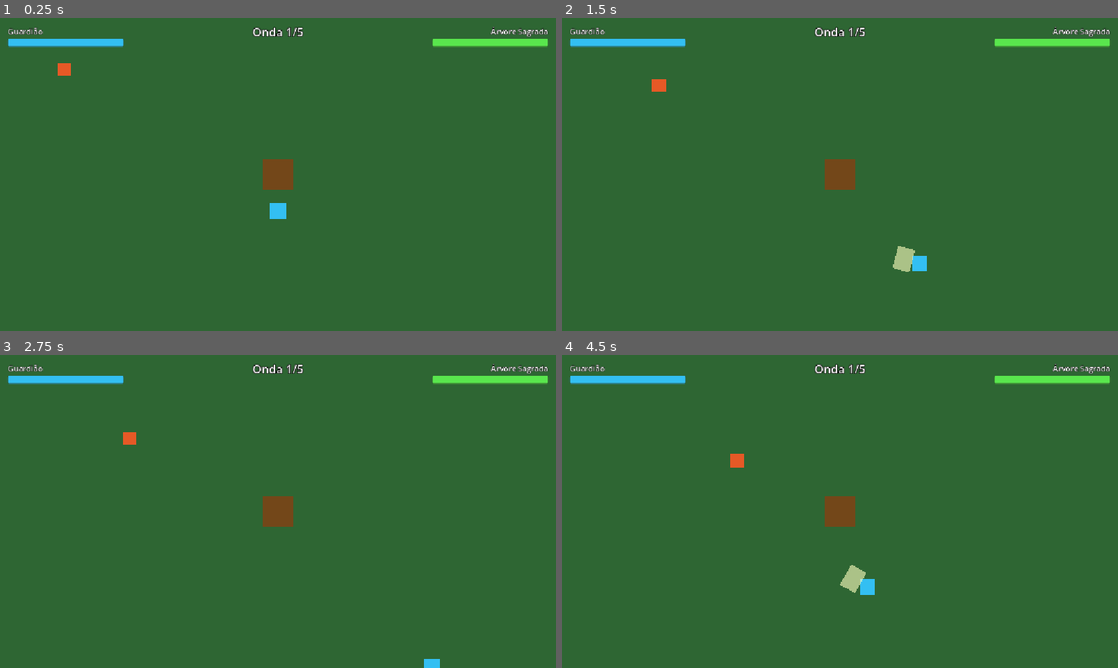
Above: before the commit, frames 1-4 (two rows, left to right).
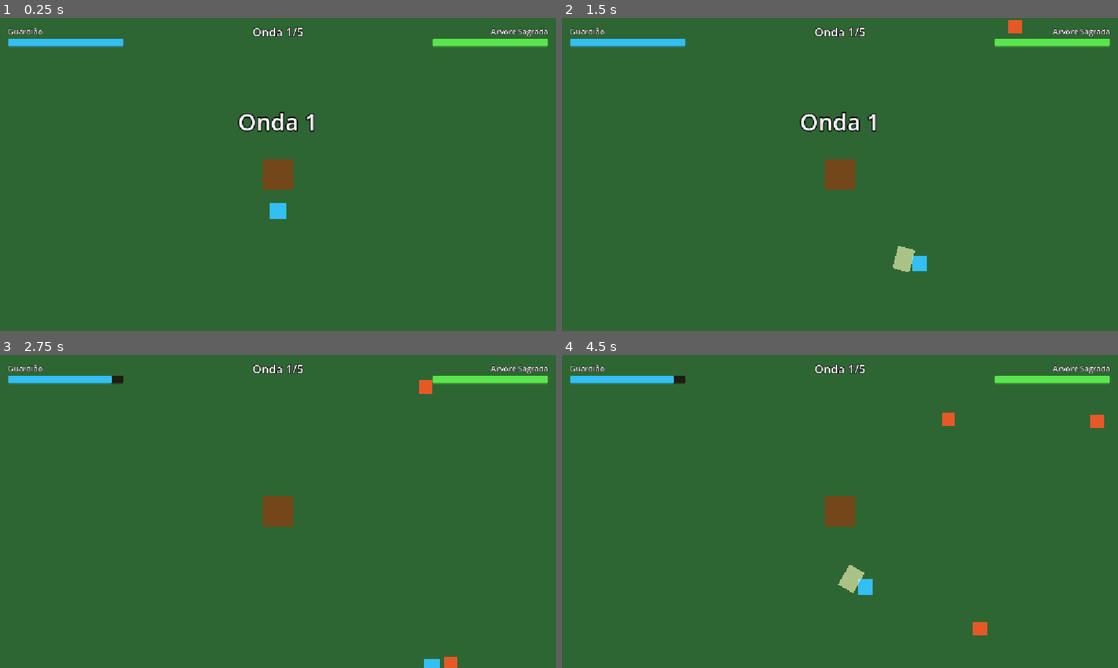
Above: after the commit, the same moments.

Repository: elian-sss/sentinela
Game: Godot game, scene res://cenas/arena/Arena.tscn
Same seed, same stepped clock (60 frames per second), same inputs: the game is played once before the commit and once after it.
Inputs (mouse positions are in pixels of both pictures, inside the frame that each line leads up to):
- Up to frame 1 (0.25 s): no input
- Up to frame 2 (1.5 s): tap Enter at 0.5 s; move the mouse to (962, 158) at 0.52 s; hold D (mover_direita) 0.53-1.28 s; click (962, 158) at 0.6 s; move the mouse to (728, 190) at 1.27 s; hold S (mover_baixo) from 1.28 s (still down); tap Space (dash) at 1.35 s; click (728, 190) at 1.42 s
- Up to frame 3 (2.75 s): move the mouse to (333, 442) at 2.02 s; release S (mover_baixo) at 2.03 s; hold D (mover_direita) from 2.03 s (still down); click (333, 442) at 2.1 s
- Up to frame 4 (4.5 s): move the mouse to (812, 574) at 2.77 s; release D (mover_direita) at 2.78 s; hold W (mover_cima) 2.78-3.53 s; tap Space (dash) at 2.85, 4.35 s; click (812, 574) at 2.92 s; move the mouse to (1006, 558) at 3.52 s; hold A (mover_esquerda) from 3.53 s (still down); click (1006, 558) at 3.6 s; move the mouse to (673, 464) at 4.27 s; click (673, 464) at 4.42 s

The runs differ from the first frame. In frame 1, 0.6% of the frame differs, in the area x 10-57%, y 14-37%; in frame 2, 0.7%, in the area x 16-83%, y 0-37%; in frame 3, 0.3%; in frame 4, 0.6%.

Commit message:
Adiciona sistema de 5 ondas com aviso na HUD e vitória

Diff:
--- a/cenas/arena/Arena.tscn
+++ b/cenas/arena/Arena.tscn
@@ -2,7 +2,7 @@
 
 [ext_resource type="PackedScene" path="res://cenas/heroi/Heroi.tscn" id="1_heroi"]
 [ext_resource type="PackedScene" path="res://cenas/arvore/Arvore.tscn" id="2_arvore"]
-[ext_resource type="PackedScene" path="res://cenas/inimigo/Inimigo.tscn" id="3_inimigo"]
+[ext_resource type="Script" path="res://cenas/jogo/gerente_de_ondas.gd" id="3_ondas"]
 [ext_resource type="Script" path="res://cenas/jogo/gerente_do_jogo.gd" id="4_gerente"]
 [ext_resource type="PackedScene" path="res://cenas/hud/HUD.tscn" id="5_hud"]
 
@@ -20,14 +20,21 @@
 [node name="Heroi" parent="." instance=ExtResource("1_heroi")]
 position = Vector2(576, 400)
 
-[node name="Inimigo" parent="." instance=ExtResource("3_inimigo")]
-position = Vector2(120, 100)
+[node name="GerenteDeOndas" type="Node" parent="."]
+script = ExtResource("3_ondas")
 
-[node name="GerenteDoJogo" type="Node" parent="." node_paths=PackedStringArray("arvore", "heroi")]
+[node name="TimerNascimento" type="Timer" parent="GerenteDeOndas"]
+
+[node name="TimerPausa" type="Timer" parent="GerenteDeOndas"]
+one_shot = true
+
+[node name="GerenteDoJogo" type="Node" parent="." node_paths=PackedStringArray("arvore", "heroi", "gerente_de_ondas")]
 script = ExtResource("4_gerente")
 arvore = NodePath("../Arvore")
 heroi = NodePath("../Heroi")
+gerente_de_ondas = NodePath("../GerenteDeOndas")
 
-[node name="HUD" parent="." node_paths=PackedStringArray("heroi", "arvore") instance=ExtResource("5_hud")]
+[node name="HUD" parent="." node_paths=PackedStringArray("heroi", "arvore", "gerente_de_ondas") instance=ExtResource("5_hud")]
 heroi = NodePath("../Heroi")
 arvore = NodePath("../Arvore")
+gerente_de_ondas = NodePath("../GerenteDeOndas")
--- a/cenas/hud/HUD.tscn
+++ b/cenas/hud/HUD.tscn
@@ -92,3 +92,27 @@
 theme_override_font_sizes/font_size = 24
 text = "Onda 1/5"
 horizontal_alignment = 1
+
+[node name="Aviso" type="Label" parent="."]
+visible = false
+anchors_preset = 8
+anchor_left = 0.5
+anchor_top = 0.5
+anchor_right = 0.5
+anchor_bottom = 0.5
+offset_left = -200.0
+offset_top = -140.0
+offset_right = 200.0
+offset_bottom = -80.0
+grow_horizontal = 2
+grow_vertical = 2
+mouse_filter = 2
+theme_override_colors/font_outline_color = Color(0, 0, 0, 1)
+theme_override_constants/outline_size = 10
+theme_override_font_sizes/font_size = 48
+text = "Onda 1"
+horizontal_alignment = 1
+vertical_alignment = 1
+
+[node name="TimerAviso" type="Timer" parent="."]
+one_shot = true
--- a/cenas/hud/hud.gd
+++ b/cenas/hud/hud.gd
@@ -5,15 +5,22 @@
 
 @export var heroi: Heroi
 @export var arvore: Arvore
+@export var gerente_de_ondas: GerenteDeOndas
+@export var duracao_aviso_onda: float = 2.0
 
 @onready var _barra_heroi: ProgressBar = $PainelHeroi/BarraVida
 @onready var _barra_arvore: ProgressBar = $PainelArvore/BarraVida
 @onready var _rotulo_onda: Label = $RotuloOnda
+@onready var _aviso: Label = $Aviso
+@onready var _timer_aviso: Timer = $TimerAviso
 
 
 func _ready() -> void:
 	heroi.vida_alterada.connect(_atualizar_barra.bind(_barra_heroi))
 	arvore.vida_alterada.connect(_atualizar_barra.bind(_barra_arvore))
+	gerente_de_ondas.onda_iniciada.connect(_ao_iniciar_onda)
+	gerente_de_ondas.vitoria.connect(_mostrar_aviso.bind("Vitória!", 0.0))
+	_timer_aviso.timeout.connect(_aviso.hide)
 	_atualizar_barra(heroi.vida_atual, heroi.vida_maxima, _barra_heroi)
 	_atualizar_barra(arvore.vida_atual, arvore.vida_maxima, _barra_arvore)
 
@@ -25,3 +32,17 @@
 func _atualizar_barra(atual: int, maxima: int, barra: ProgressBar) -> void:
 	barra.max_value = maxima
 	barra.value = atual
+
+
+func _ao_iniciar_onda(numero: int) -> void:
+	atualizar_onda(numero, gerente_de_ondas.total_de_ondas())
+	_mostrar_aviso("Onda %d" % numero, duracao_aviso_onda)
+
+
+## Mostra um texto grande no centro. Com duração zero, o texto fica na tela.
+func _mostrar_aviso(texto: String, duracao: float) -> void:
+	_aviso.text = texto
+	_aviso.show()
+	_timer_aviso.stop()
+	if duracao > 0.0:
+		_timer_aviso.start(duracao)
--- /dev/null
+++ b/cenas/jogo/gerente_de_ondas.gd
@@ -0,0 +1,91 @@
+class_name GerenteDeOndas
+extends Node
+## Controla as ondas: faz os inimigos nascerem fora da tela, detecta o fim de cada onda e a vitória.
+
+signal onda_iniciada(numero: int)
+signal onda_concluida(numero: int)
+signal vitoria
+
+## Uma entrada por onda: tipo de inimigo, quantidade e intervalo (s) entre um nascimento e outro.
+const ONDAS: Array[Dictionary] = [
+	{"inimigo": "lenhador", "quantidade": 5, "intervalo": 1.5},
+	{"inimigo": "lenhador", "quantidade": 8, "intervalo": 1.2},
+	{"inimigo": "lenhador", "quantidade": 10, "intervalo": 1.0},
+	{"inimigo": "lenhador", "quantidade": 14, "intervalo": 0.8},
+	{"inimigo": "lenhador", "quantidade": 1, "intervalo": 1.0}, # vira o chefe quando ele existir
+]
+const CENAS_INIMIGO: Dictionary = {
+	"lenhador": preload("res://cenas/inimigo/Inimigo.tscn"),
+}
+
+@export var pausa_entre_ondas: float = 3.0
+@export var margem_fora_da_tela: float = 40.0
+
+var _onda_atual: int = 0
+var _faltam_nascer: int = 0
+var _vivos: int = 0
+
+@onready var _timer_nascimento: Timer = $TimerNascimento
+@onready var _timer_pausa: Timer = $TimerPausa
+
+
+func _ready() -> void:
+	_timer_nascimento.timeout.connect(_fazer_nascer_inimigo)
+	_timer_pausa.timeout.connect(_iniciar_proxima_onda)
+	_iniciar_proxima_onda.call_deferred()
+
+
+func total_de_ondas() -> int:
+	return ONDAS.size()
+
+
+func _iniciar_proxima_onda() -> void:
+	_onda_atual += 1
+	var onda: Dictionary = ONDAS[_onda_atual - 1]
+	_faltam_nascer = onda["quantidade"]
+	onda_iniciada.emit(_onda_atual)
+	_timer_nascimento.start(onda["intervalo"])
+	_fazer_nascer_inimigo()
+
+
+func _fazer_nascer_inimigo() -> void:
+	var onda: Dictionary = ONDAS[_onda_atual - 1]
+	var cena: PackedScene = CENAS_INIMIGO[onda["inimigo"]]
+	var inimigo: Node2D = cena.instantiate()
+	inimigo.position = _posicao_fora_da_tela()
+	inimigo.morreu.connect(_ao_inimigo_morrer)
+	get_parent().add_child(inimigo)
+	_vivos += 1
+	_faltam_nascer -= 1
+	if _faltam_nascer == 0:
+		_timer_nascimento.stop()
+
+
+## Sorteia um ponto numa das quatro bordas, um pouco além do limite visível.
+func _posicao_fora_da_tela() -> Vector2:
+	var area: Rect2 = get_viewport().get_visible_rect().grow(margem_fora_da_tela)
+	var x: float = randf_range(area.position.x, area.end.x)
+	var y: float = randf_range(area.position.y, area.end.y)
+	match randi() % 4:
+		0:
+			return Vector2(x, area.position.y)
+		1:
+			return Vector2(x, area.end.y)
+		2:
+			return Vector2(area.position.x, y)
+		_:
+			return Vector2(area.end.x, y)
+
+
+func _ao_inimigo_morrer(_posicao: Vector2) -> void:
+	_vivos -= 1
+	if _vivos == 0 and _faltam_nascer == 0:
+		_concluir_onda()
+
+
+func _concluir_onda() -> void:
+	onda_concluida.emit(_onda_atual)
+	if _onda_atual == ONDAS.size():
+		vitoria.emit()
+	else:
+		_timer_pausa.start(pausa_entre_ondas)
--- a/cenas/jogo/gerente_do_jogo.gd
+++ b/cenas/jogo/gerente_do_jogo.gd
@@ -1,11 +1,12 @@
 class_name GerenteDoJogo
 extends Node
-## Escuta a árvore e o herói e decide quando a partida termina.
+## Escuta a árvore, o herói e as ondas e decide quando a partida termina.
 
 signal derrota
 
 @export var arvore: Arvore
 @export var heroi: Heroi
+@export var gerente_de_ondas: GerenteDeOndas
 
 var _partida_encerrada: bool = false
 
@@ -13,6 +14,7 @@
 func _ready() -> void:
 	arvore.destruida.connect(_perder)
 	heroi.morreu.connect(_perder)
+	gerente_de_ondas.vitoria.connect(_vencer)
 	derrota.connect(_reiniciar)
 
 
@@ -23,6 +25,11 @@
 	derrota.emit()
 
 
+## Provisório: até existir a tela de vitória, só impede que uma derrota posterior reinicie a cena.
+func _vencer() -> void:
+	_partida_encerrada = true
+
+
 ## Provisório: até existir a tela de derrota, só recarrega a cena.
 func _reiniciar() -> void:
 	get_tree().reload_current_scene.call_deferred()
Not shown, added: cenas/jogo/gerente_de_ondas.gd.uid
